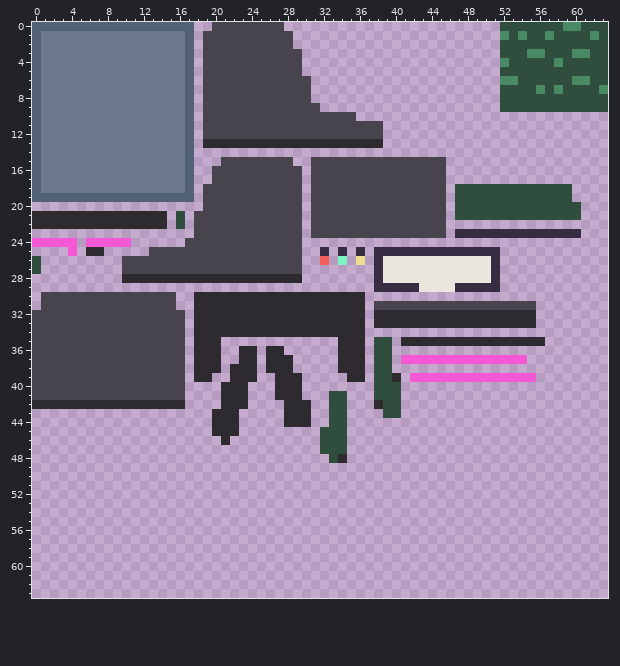
Two versions of one pixel-art sprite, godot_project/models/appliances/retro_terminal/retro_terminal_texture.png. The first picture shows the starting point.
The file is 64x64 pixels.
New version:
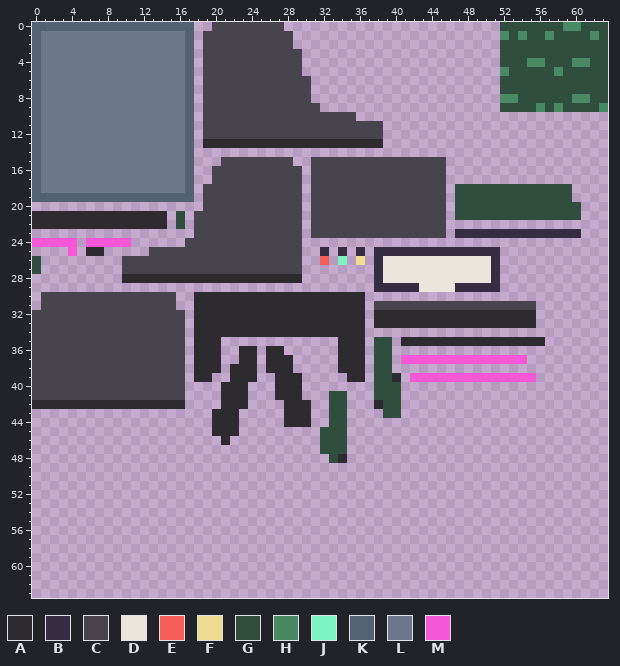
Palette (. is transparent): A #2d2b30  B #362d43  C #48444d  D #eae6dd  E #f45c58  F #eedc90  G #304e3d  H #498a65  J #7bf3c3  K #536174  L #6e788c  M #f458d4
The edit:
{"y":3,"x":55,"old":"HH","new":"GG"}
{"y":3,"x":60,"old":"HH","new":"GG"}
{"y":4,"x":52,"old":"H","new":"G"}
{"y":4,"x":55,"old":"GG","new":"HH"}
{"y":4,"x":58,"old":"H","new":"G"}
{"y":4,"x":60,"old":"GG","new":"HH"}
{"y":5,"x":52,"old":"G","new":"H"}
{"y":5,"x":58,"old":"G","new":"H"}
{"y":6,"x":52,"old":"HH","new":"GG"}
{"y":6,"x":60,"old":"HH","new":"GG"}
{"y":7,"x":56,"old":"H","new":"G"}
{"y":7,"x":58,"old":"H","new":"G"}
{"y":7,"x":63,"old":"H","new":"G"}
{"y":8,"x":52,"old":"GG","new":"HH"}
{"y":8,"x":60,"old":"GG","new":"HH"}
{"y":9,"x":56,"old":"G","new":"H"}
{"y":9,"x":58,"old":"G","new":"H"}
{"y":9,"x":63,"old":"G","new":"H"}
{"label":"changed","picture_box":[500,49,608,112]}
